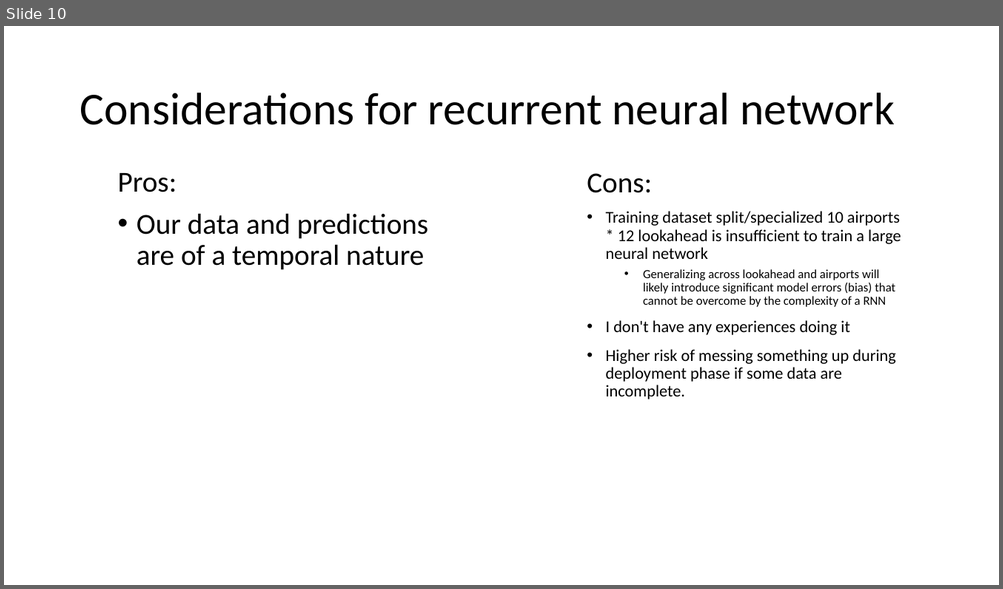
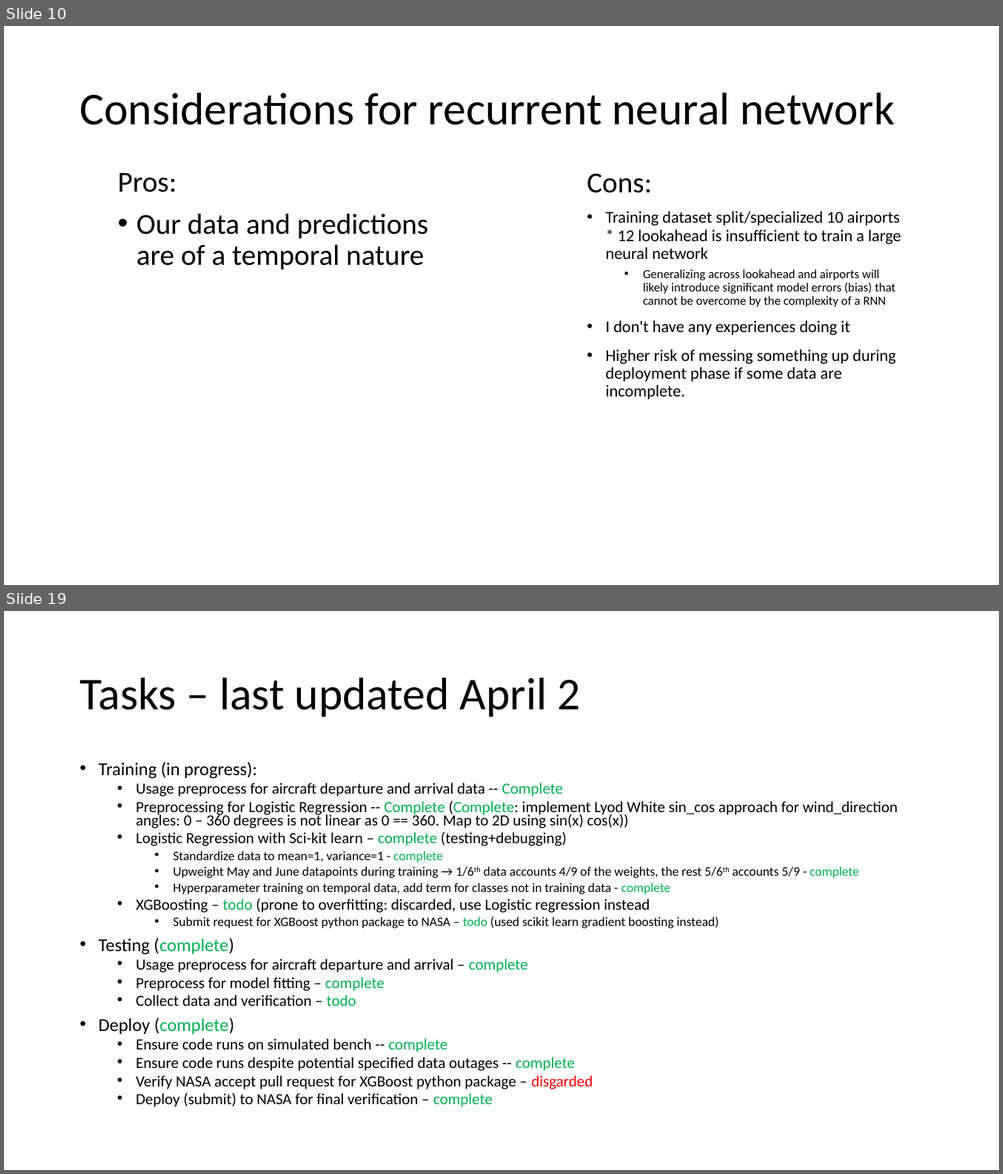
Before and after one commit to Pennswood/runway-project-private, a slide deck: weather for predicting airport configuration.pptx. Shown one above the other, each under a label of ours: slide 10 before the commit, slides 10 and 19 after it; the slides between them are not shown. The pictures are 1003x589 and 1003x1174 pixels, drawn with LibreOffice and Linux fonts; fonts in the diff are those of the drawing. Boxes give left, top, right and bottom in pixels: in the first picture for what was removed or moved away, otherwise in the second. Text is boxed around its words. In the diff, an @@ line names an element or a change of style, - is before the commit and + after.

```diff
--- a/weather for predicting airport configuration.pptx
+++ b/weather for predicting airport configuration.pptx
@@ slide 19 added at (4, 611, 999, 1170), background #FFFFFF @@
@@ title added at (79, 678, 580, 717), 44 pt, text #000000 @@
+Tasks – last updated April 2
@@ text added at (99, 762, 897, 1108), 15 pt, text #000000 @@
+• Training (in progress):
+  • Usage preprocess for aircraft departure and arrival data -- Complete
+  • Preprocessing for Logistic Regression -- Complete (Complete: implement Lyod White sin_cos approach for wind_direction angles: 0 – 360 degrees is not linear as 0 == 360. Map to 2D using sin(x) cos(x))
+  • Logistic Regression with Sci-kit learn – complete (testing+debugging)
+    • Standardize data to mean=1, variance=1 - complete
+    • Upweight May and June datapoints during training → 1/6th data accounts 4/9 of the weights, the rest 5/6th accounts 5/9 - complete
+    • Hyperparameter training on temporal data, add term for classes not in training data - complete
+  • XGBoosting – todo (prone to overfitting: discarded, use Logistic regression instead
+    • Submit request for XGBoost python package to NASA – todo (used scikit learn gradient boosting instead)
+• Testing (complete)
+  • Usage preprocess for aircraft departure and arrival – complete
+  • Preprocess for model fitting – complete
+  • Collect data and verification – todo
+• Deploy (complete)
+  • Ensure code runs on simulated bench -- complete
+  • Ensure code runs despite potential specified data outages -- complete
+  • Verify NASA accept pull request for XGBoost python package – disgarded
+  • Deploy (submit) to NASA for final verification – complete
```
Also in this commit, not shown: 1 slide changed, 10 other slides added.
